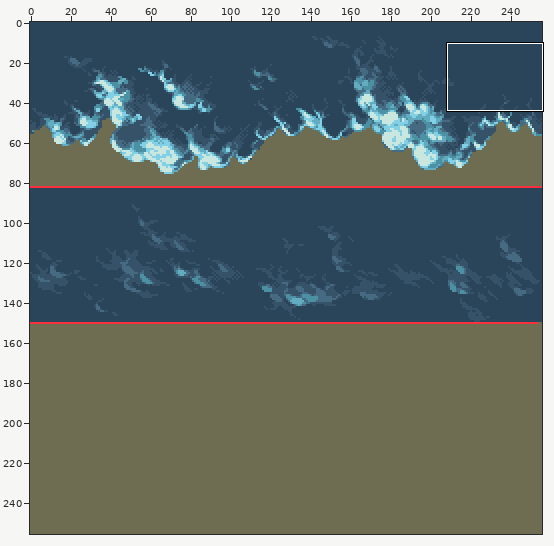
Two versions of one sprite sheet, images/backgrounds/parallax-layers/storm-clouds.png. The first picture is a wide view before the edit; the outline marks the close-up.
Close-up. As it was:
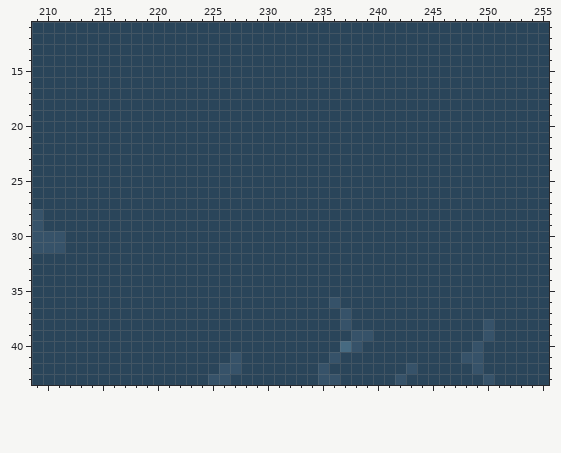
The file is 256x256 pixels. Colours within 5 levels of each other are drawn and written as one. Shown: x 209..255, y 11..43. The commit also changed other parts of the picture, which this record leaves out.
The same view after the edit:
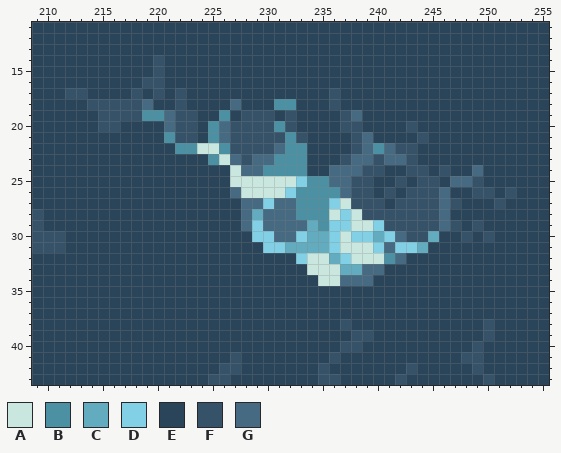
Palette (. is transparent): A #c9e7de  B #4b90a3  C #63acc0  D #82d0e5  E #2a455a  F #365269  G #466a81
What changed:
Colour E gives way to colour A in row 22 at x 224 to 225; in row 23 at x 226; in row 24 at x 227; in row 25 at x 227 to 232; in row 26 at x 228 to 231; in row 27 at x 237.
Colour E gives way to colour A in row 28 at x 236 and 238; in row 29 at x 238 to 239; in row 30 at x 237; in row 31 at x 237 to 239; in row 32 at x 234 to 235 and 238 to 240; in row 33 at x 234 to 236.
Colour E gives way to colour A in row 34 at x 235 to 236.
Colour E gives way to colour B in row 18 at x 231 to 232; in row 19 at x 219 to 220 and 226; in row 20 at x 225 and 231; in row 21 at x 221, 225 and 232; in row 22 at x 222 to 223, 226, 232 to 233 and 240; in row 23 at x 225 and 231 to 233.
Colour E gives way to colour B in row 24 at x 230 to 233; in row 25 at x 234 to 235; in row 26 at x 233 to 236; in rows 27 to 28 at x 233 to 235; in row 29 at x 235; in row 32 at x 241.
Colour E gives way to colour C in row 28 at x 229; in row 29 at x 234; in row 30 at x 234 to 235, 240 and 245; in row 31 at x 232 to 235 and 244; in row 32 at x 236; in row 33 at x 237 to 238.
Colour E gives way to colour D in row 25 at x 233; in row 26 at x 232; in row 27 at x 230 and 236; in row 28 at x 237; in row 29 at x 229, 236 to 237 and 240; in row 30 at x 229 to 230, 233, 236, 238 to 239 and 241.
Colour E gives way to colour D in row 31 at x 230 to 231, 236, 240 and 242 to 243; in row 32 at x 233 and 237.
Colour F gives way to colour E in row 36 at x 236; in row 37 at x 237.
Colour E gives way to colour F in rows 14 to 15 at x 220; in row 16 at x 219 to 220; in row 17 at x 212 to 213, 218, 220, 222 and 236; in row 18 at x 214 to 218, 222 and 236; in row 19 at x 215 to 218, 222 to 223, 228 to 230, 232 and 237; in row 20 at x 215 to 216, 222 to 223, 227 to 230, 232, 237 to 238 and 243.
Colour E gives way to colour F in row 21 at x 222 to 223, 227 to 231, 233, 238 and 244; in row 22 at x 227 to 230, 238 and 242 to 243; in row 23 at x 228, 237, 240 and 243; in row 24 at x 239 to 240, 243 to 244 and 246; in row 25 at x 238 to 239, 242, 244 to 245 and 249; in row 26 at x 238 to 239, 241, 243 to 245, 249 to 250 and 252.
Colour E gives way to colour F in row 27 at x 238 to 240, 242 to 245, 247 and 251; in row 28 at x 239 to 245; in row 29 at x 241 to 245, 247 and 249; in row 30 at x 243 to 244, 248 and 250.
Colour G gives way to colour F in row 40 at x 237.
Colour E gives way to colour G in row 18 at x 219 and 227; in row 19 at x 221 and 238; in row 20 at x 221 and 226; in row 21 at x 226 and 239; in row 22 at x 231, 239 and 241; in row 23 at x 227, 229 to 230, 238 to 239 and 241 to 242.
Colour E gives way to colour G in row 24 at x 228 to 229, 236 to 238 and 249; in row 25 at x 236 to 237 and 247 to 248; in row 26 at x 227, 237 and 246; in row 27 at x 228 to 229, 231 to 232 and 246; in row 28 at x 228, 230 to 232 and 246; in row 29 at x 228, 230 to 233 and 246.
Colour E gives way to colour G in row 30 at x 231 to 232 and 242; in row 31 at x 241; in row 32 at x 242; in row 33 at x 239 to 240; in row 34 at x 237 to 239.
Boxes around the changes in both close-ups, in picture pixels (x1, y1, x2, y2):
changed: (65, 55, 516, 352)
